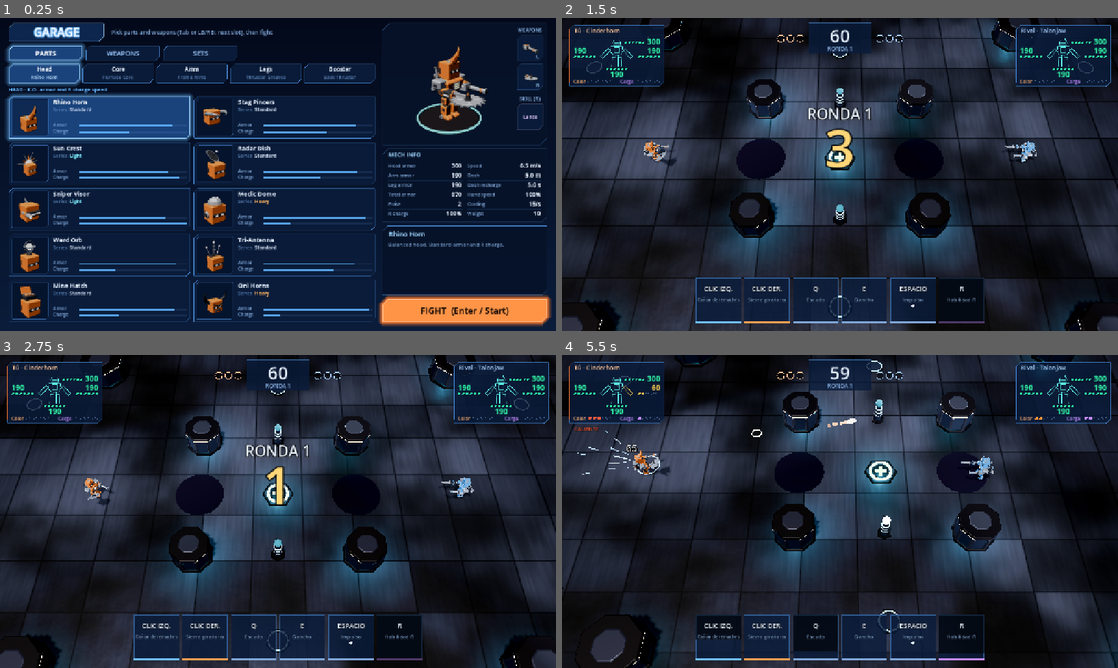
Above: before the commit, frames 1-4 (two rows, left to right).
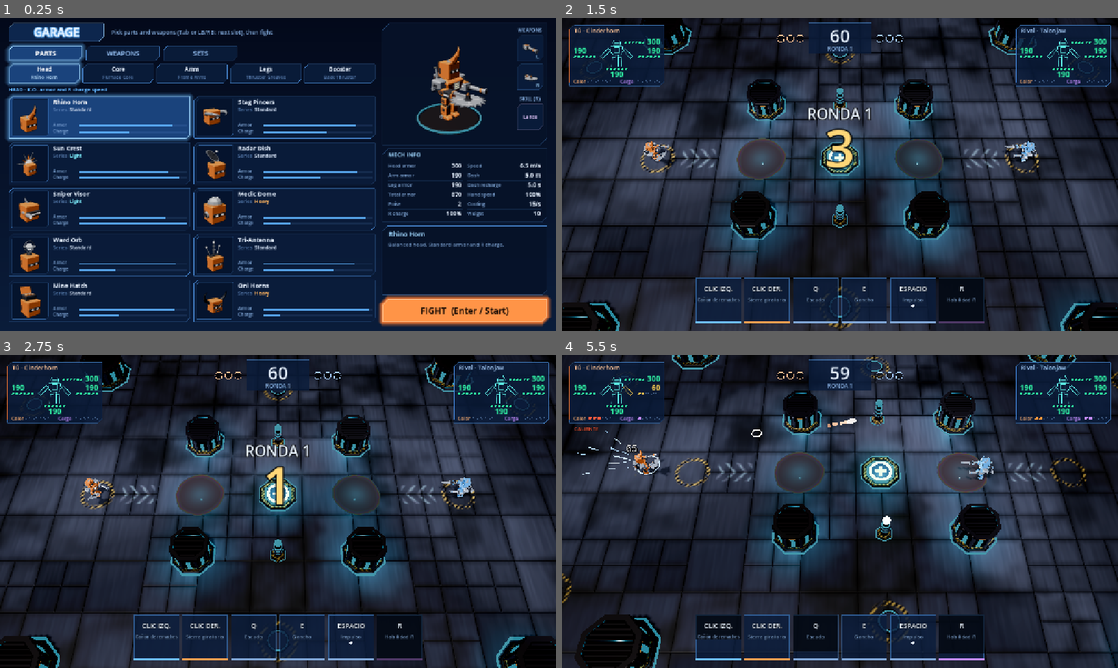
Above: after the commit, the same moments.

Repository: Vegm92/mech-duel
Game: Godot game, scene res://main.tscn
Two runs of this game, one before a commit and one after it. Both use one fixed random seed, a clock stepped at 60 frames per second and the inputs below.
Inputs (mouse positions are in pixels of both pictures, inside the frame that each line leads up to):
- Up to frame 1 (0.25 s): no input
- Up to frame 2 (1.5 s): click "FIGHT (Enter / Start)" at 0.5 s; tap Enter (ui_accept) at 1.25 s; move the mouse to (962, 158) at 1.27 s; hold D from 1.28 s (still down); tap L at 1.35 s; click (962, 158) at 1.42 s
- Up to frame 3 (2.75 s): tap Enter (ui_accept) at 1.52 s; release D at 2 s; drag from (166, 527) to (250, 574) at 2.02 s
- Up to frame 4 (5.5 s): move the mouse to (895, 442) at 2.77 s; hold D 2.78-3.5 s; tap Tab at 2.85 s; tap L at 3.05, 4.55 s; tap Enter (ui_accept) at 3.5, 4.52 s; drag from (812, 574) to (673, 464) at 3.52 s; move the mouse to (1006, 558) at 4.27 s; hold A 4.28-5 s; tap Q at 4.35 s; drag from (673, 464) to (756, 433) at 5.02 s

The runs differ from the first frame. In frame 1, 0.2% of the frame differs, in the area x 75-87%, y 27-38%; in frame 2, 29%; in frame 3, 30%; in frame 4, 32%, in the area x 0-100%, y 0-100%.

Commit message:
feat(godot): arena v2 with neon strips, hazard stripes, floor v2 and oil puddles
arena.blend (build script arena_build.py, rebuilt and exported headless):
- pillar: same octagon and radius; gunmetal body, a hazard band, one
  cyan strip per face, orange lamps under the cap, a dark top grille
  instead of the bright cap, and a thin cyan ring on the floor
- wall: a cyan strip along the top, a vertical cyan strip and an orange
  lamp on the panels; wall_post: gunmetal, hazard skirt, cyan strips,
  orange lamp ring kept
- heal_pad: octagonal base, hazard band, wide cyan rim, cyan floor ring;
  the green cross stays
- tesla: hazard base, gunmetal body, cyan floor ring; crushers: gunmetal
  head, hazard frame and skirt (the stripes come from the hazard shader)
- new slot: strip. arena.glb: 23 432 triangles (M0 22 732)

look.gd:
- hazard: a shader with yellow and black 45° stripes in world space,
  chipped; the crusher warning is its warn uniform (same timing and
  energy as before)
- neon(): emissive lights on a black surface at energy 0.75. AgX turns
  brighter or lit lights almost white; this keeps them cyan and orange
- every stadium slot now uses a palette color and a family; oil family
- FLOOR knobs for floor v2; NOISE shared by the shaders; shader() helper

view.gd:
- floor v2: plate seams and soft bevels, some plates split in four,
  per-plate tint and polish, grime along seams, hazard bands around
  pads, spawns and crushers, a dashed edge line 1 m from the walls,
  chevrons in front of the spawns, and the oil slicks: dark, glossy, a
  thin-film rim, sizes from sim.gd
- a cyan accent light over each oil slick; accent energy 4.0
- the idle tesla orb glows at the strip level; its warning pulse is
  unchanged

Tried and left out: a reflection probe and screen-space reflections.
Neither showed at the game camera; the probe lifted the floor out of the
value targets.

Story: visual overhaul M2
Design: docs/visual-plan.md (M2), docs/art-direction.md

Co-Authored-By: Claude Opus 5.5 <noreply@anthropic.com>

Diff:
--- a/godot/src/look.gd
+++ b/godot/src/look.gd
@@ -23,6 +23,7 @@
 	"floor": [0.6, 0.45],
 	"painted": [0.2, 0.6],
 	"hazard": [0.15, 0.7],
+	"oil": [0.0, 0.05],
 }
 
 const STAGE := {
@@ -31,28 +32,103 @@
 	"key": 0.5, "key_color": Color(1.0, 0.96, 0.9), "key_from": Vector3(-0.5, 3.0, 1.0), "garage_key": 2.2,
 	"spot": 10.0, "spot_angle": 7.0, "spot_color": Color(0.85, 0.9, 1.0),
 	"tower_out": 14.0, "tower_height": 14.0, "follow": 3.5, "damp": 0.4, "aim_y": 1.0,
-	"accent": 3.0, "accent_range": 5.0, "accent_y": 0.8, "accent_in": 1.5,
+	"accent": 4.0, "accent_range": 4.5, "accent_y": 0.8, "accent_in": 1.5,
 }
 
-const FLOOR := {"base": PAL.steel, "line": PAL.steel, "metal": FAMILY.floor[0], "rough": Vector2(0.35, 0.6), "tint": 0.45, "dirt": 0.75}
+const FLOOR := {
+	"base": PAL.steel, "paint": PAL.hazard, "black": PAL.void, "mark": PAL.steel_hi,
+	"metal": FAMILY.floor[0], "rough": Vector2(0.35, 0.6), "tint": 0.3, "dirt": 0.8, "split": 0.35,
+	"seam": Vector2(0.03, 0.1), "tilt": 0.15, "polish": 0.35, "stripe": 0.22, "wear": 0.38,
+	"ring": Vector2(1.1, 1.4), "box": Vector2(1.65, 2.0), "edge": Vector2(1.0, 1.15),
+	"oil": PAL.grime, "slick": Vector2(FAMILY.oil[0], FAMILY.oil[1]), "film": 0.08,
+}
+
+const NEON := {"cyan": 0.75, "orange": 0.75}
+
+const HAZARD := {"paint": PAL.hazard, "black": PAL.void, "metal": FAMILY.hazard[0], "rough": FAMILY.hazard[1], "width": 0.16, "wear": 0.3, "warn_color": PAL.warn}
+
+const NOISE := """
+float hash(vec2 p) {
+	vec3 q = fract(vec3(p.xyx) * 0.1031);
+	q += dot(q, q.yzx + 33.33);
+	return fract((q.x + q.y) * q.z);
+}
+float noise(vec2 p) {
+	vec2 i = floor(p);
+	vec2 f = fract(p);
+	f = f * f * (3.0 - 2.0 * f);
+	return mix(mix(hash(i), hash(i + vec2(1.0, 0.0)), f.x), mix(hash(i + vec2(0.0, 1.0)), hash(i + vec2(1.0, 1.0)), f.x), f.y);
+}
+float fbm(vec2 p) { return noise(p) * 0.5 + noise(p * 2.03) * 0.25 + noise(p * 4.1) * 0.125; }
+"""
+
+const HAZARD_SHADER := """
+shader_type spatial;
+""" + NOISE + """
+uniform vec3 paint : source_color;
+uniform vec3 black : source_color;
+uniform float metal;
+uniform float rough;
+uniform float width;
+uniform float wear;
+uniform vec3 warn_color : source_color;
+uniform float warn = 0.0;
+varying vec3 wp;
+varying vec3 wn;
+void vertex() {
+	wp = (MODEL_MATRIX * vec4(VERTEX, 1.0)).xyz;
+	wn = normalize(MODEL_NORMAL_MATRIX * NORMAL);
+}
+void fragment() {
+	vec2 t = abs(wn.y) > 0.7 ? wp.xz : vec2(dot(wp.xz, normalize(vec2(-wn.z, wn.x))), wp.y);
+	float x = abs(fract((t.x + t.y) / (2.0 * width)) - 0.5);
+	float aa = fwidth(x);
+	float s = smoothstep(0.25 - aa, 0.25 + aa, x);
+	float chip = smoothstep(wear - 0.08, wear + 0.08, noise(t * 6.0));
+	ALBEDO = mix(black, paint, s * chip);
+	METALLIC = metal;
+	ROUGHNESS = rough;
+	EMISSION = warn_color * warn;
+}
+"""
 
 static var ARENA := {
 	"steel": paint("painted", PAL.navy), "dark": paint("gunmetal", PAL.gunmetal),
-	"trim": paint("gunmetal", PAL.steel), "hazard": paint("hazard", PAL.hazard),
-	"amber": Mech.glow(PAL.orange, 3.0), "zap": Mech.glow(PAL.cyan, 2.0),
-	"pad": Mech.glow(PAL.cyan, 1.5), "heal": Mech.glow(PAL.heal, 2.0), "vent": Mech.glow(PAL.cyan, 1.5),
-	"oil": Mech.mat(Color8(30, 24, 44), 0.0, 0.3, 0.3),
-	"concrete": Mech.mat(Color8(48, 54, 70), 0.0, 0.0, 0.85), "tread": Mech.mat(Color8(32, 36, 48), 0.0, 0.1, 0.8),
-	"aisle": Mech.mat(Color8(72, 78, 94), 0.0, 0.2, 0.7), "roof": Mech.mat(Color8(13, 15, 21), 0.0, 0.3, 0.8),
-	"flood": Mech.glow(Color8(235, 240, 255), 2.5), "screen": Mech.glow(Color8(40, 90, 170), 0.8),
-	"seat_a": Mech.mat(Mech.TEAM[0].darkened(0.45), 0.0, 0.0, 0.7), "seat_b": Mech.mat(Mech.TEAM[1].darkened(0.45), 0.0, 0.0, 0.7),
-	"seat_n": Mech.mat(Color8(70, 76, 92), 0.0, 0.0, 0.7),
-	"led_a": Mech.glow(Mech.TEAM[0], 1.5), "led_b": Mech.glow(Mech.TEAM[1], 1.5), "led_n": Mech.glow(Color8(200, 200, 210), 1.2),
+	"trim": paint("gunmetal", PAL.steel), "hazard": shader(HAZARD_SHADER, HAZARD),
+	"amber": neon(PAL.orange, NEON.orange), "zap": neon(PAL.cyan, NEON.cyan), "strip": neon(PAL.cyan, NEON.cyan),
+	"pad": neon(PAL.cyan, NEON.cyan), "heal": Mech.glow(PAL.heal, 2.0), "vent": neon(PAL.cyan, NEON.cyan),
+	"concrete": paint("painted", PAL.navy), "tread": paint("painted", PAL.gunmetal),
+	"aisle": paint("painted", PAL.steel), "roof": paint("gunmetal", PAL.void),
+	"flood": Mech.glow(STAGE.spot_color, 2.5), "screen": Mech.glow(PAL.blue, 0.6),
+	"seat_a": paint("painted", Mech.TEAM[0].darkened(0.45)), "seat_b": paint("painted", Mech.TEAM[1].darkened(0.45)),
+	"seat_n": paint("painted", PAL.steel),
+	"led_a": Mech.glow(Mech.TEAM[0], 1.5), "led_b": Mech.glow(Mech.TEAM[1], 1.5), "led_n": Mech.glow(PAL.cyan, 1.2),
 }
 
 
 static func paint(family: String, c: Color) -> StandardMaterial3D:
 	return Mech.mat(c, 0.0, FAMILY[family][0], FAMILY[family][1])
+
+
+## Light only: a black surface that emits `c`, so the scene's lights never wash it out.
+static func neon(c: Color, energy: float) -> StandardMaterial3D:
+	var m := StandardMaterial3D.new()
+	m.albedo_color = Color.BLACK
+	m.roughness = 1.0
+	m.emission_enabled = true
+	m.emission = c
+	m.emission_energy_multiplier = energy
+	return m
+
+
+## A shader material with its knobs set by name (hazard stripes, the floor).
+static func shader(code: String, knobs: Dictionary) -> ShaderMaterial:
+	var m := ShaderMaterial.new()
+	m.shader = Shader.new()
+	m.shader.code = code
+	for k in knobs:
+		m.set_shader_parameter(k, knobs[k])
+	return m
 
 
 ## The one Environment for the arena and the garage previews (`clear` = see-through background).
--- a/godot/src/view.gd
+++ b/godot/src/view.gd
@@ -41,51 +41,108 @@
 const FLOOR_SHADER := """
 shader_type spatial;
 render_mode cull_disabled;
+""" + Look.NOISE + """
 uniform vec3 base : source_color;
-uniform vec3 line : source_color;
+uniform vec3 paint : source_color;
+uniform vec3 black : source_color;
+uniform vec3 mark : source_color;
 uniform float metal;
 uniform vec2 rough;
+uniform float plate = 4.0;
+uniform float split;
+uniform float tint;
+uniform float dirt;
+uniform vec2 seam;
+uniform float tilt;
+uniform float polish;
+uniform float stripe;
+uniform float wear;
+uniform vec2 ring;
+uniform vec2 box;
+uniform vec2 edge;
+uniform vec2 rings[10];
+uniform vec2 boxes[4];
+uniform vec3 walls[8];
+uniform vec3 spawns[2];
+uniform vec3 oils[2];
+uniform vec3 oil : source_color;
+uniform vec2 slick;
+uniform float film;
 varying vec3 wp;
 void vertex() { wp = (MODEL_MATRIX * vec4(VERTEX, 1.0)).xyz; }
-uniform float plate = 4.0;
-uniform float tint = 0.18;
-uniform float dirt = 0.45;
-uniform float bump = 0.3;
-float grid(vec2 p, float s) {
-	vec2 q = p / s;
-	vec2 g = abs(fract(q - 0.5) - 0.5) / fwidth(q);
-	return 1.0 - min(min(g.x, g.y), 1.0);
+float band(float x, vec2 r) {
+	float w = fwidth(x);
+	return smoothstep(r.x - w, r.x + w, x) * (1.0 - smoothstep(r.y - w, r.y + w, x));
 }
-float hash(vec2 p) {
-	vec3 q = fract(vec3(p.xyx) * 0.1031);
-	q += dot(q, q.yzx + 33.33);
-	return fract((q.x + q.y) * q.z);
-}
-float noise(vec2 p) {
-	vec2 i = floor(p);
-	vec2 f = fract(p);
-	f = f * f * (3.0 - 2.0 * f);
-	return mix(mix(hash(i), hash(i + vec2(1.0, 0.0)), f.x), mix(hash(i + vec2(0.0, 1.0)), hash(i + vec2(1.0, 1.0)), f.x), f.y);
-}
-float fbm(vec2 p) { return noise(p) * 0.5 + noise(p * 2.03) * 0.25 + noise(p * 4.1) * 0.125; }
 void fragment() {
 	vec2 p = wp.xz;
-	float seam = grid(p, plate);
-	float l = max(grid(p, 2.0) * 0.25, grid(p, 10.0));
-	float r = length(p - vec2(38.0, 30.0));
-	float grime = smoothstep(0.3, 0.75, fbm(p * 0.18));
-	float scuff = noise(p * vec2(6.0, 0.6) + hash(floor(p / plate)) * 40.0);
-	vec3 c = mix(base, line, l) * (1.0 + (hash(floor(p / plate)) - 0.5) * tint);
+	vec2 id = floor(p / plate);
+	float h = hash(id);
+	float s = hash(id + 17.0) < split ? plate * 0.5 : plate;
+	vec2 f = fract(p / s) - 0.5;
+	vec2 e = (0.5 - abs(f)) * s;
+	float d = min(e.x, e.y);
+	float gap = 1.0 - band(d, vec2(seam.x, 1e6));
+	vec2 b = 1.0 - smoothstep(vec2(seam.x), vec2(seam.y), e);
+	float grime = smoothstep(0.35, 0.8, fbm(p * 0.3)) * 0.7 + (1.0 - smoothstep(0.0, 0.5, d)) * 0.3;
+	float scuff = noise(p * vec2(6.0, 0.6) + h * 40.0);
+	vec3 c = base * (1.0 + (h - 0.5) * tint);
 	c *= 1.0 - dirt * grime;
-	c *= 1.0 - 0.5 * seam;
 	c *= 0.92 + 0.12 * scuff;
-	ALBEDO = c * (1.15 - 0.35 * smoothstep(0.0, 40.0, r));
-	ROUGHNESS = mix(rough.x, rough.y, grime);
-	METALLIC = metal;
-	float e = 0.08;
-	vec2 q = p * 1.2;
-	float h = fbm(q);
-	vec3 n = normalize(vec3(-(fbm(q + vec2(e, 0.0)) - h) / e * bump * 0.1, 1.0, -(fbm(q + vec2(0.0, e)) - h) / e * bump * 0.1));
+	float haz = 0.0;
+	for (int i = 0; i < 10; i++) {
+		haz = max(haz, band(length(p - rings[i]), ring));
+	}
+	for (int i = 0; i < 4; i++) {
+		vec2 q = abs(p - boxes[i]);
+		haz = max(haz, band(max(q.x, q.y), box));
+	}
+	float wall = 1e6;
+	vec2 along = vec2(1.0, 0.0);
+	for (int i = 0; i < 8; i++) {
+		float k = walls[i].z - dot(walls[i].xy, p);
+		if (k < wall) {
+			wall = k;
+			along = vec2(-walls[i].y, walls[i].x);
+		}
+	}
+	float lane = band(wall, edge) * band(abs(fract(dot(p, along) / 2.0) - 0.5), vec2(0.15, 1.0));
+	float mk = 0.0;
+	for (int i = 0; i < 2; i++) {
+		vec2 dir = vec2(cos(spawns[i].z), sin(spawns[i].z));
+		vec2 q = p - spawns[i].xy;
+		float u = dot(q, dir) - 2.0;
+		float v = abs(dot(q, vec2(-dir.y, dir.x)));
+		mk = max(mk, band(abs(fract((u + v * 0.8) / 0.9) - 0.5), vec2(-1.0, 0.13)) * band(u, vec2(0.0, 2.7)) * band(v, vec2(-1.0, 0.9)));
+	}
+	float chip = smoothstep(wear - 0.08, wear + 0.08, noise(p * 5.0 + 3.0));
+	float st = band(abs(fract((p.x + p.y) / (2.0 * stripe)) - 0.5), vec2(0.25, 1.0));
+	float painted = max(haz * st, lane) * chip;
+	c = mix(c, black, haz * (1.0 - st) * 0.9);
+	c = mix(c, paint, painted);
+	c = mix(c, mark, mk * chip * 0.6);
+	c *= 1.0 - 0.75 * gap;
+	float wet = 0.0;
+	float depth = 0.0;
+	for (int i = 0; i < 2; i++) {
+		vec2 q = p - oils[i].xy;
+		if (dot(q, q) < oils[i].z * oils[i].z * 1.21) {
+			float in_oil = oils[i].z * (0.92 + 0.16 * fbm(q * 0.8 + float(i) * 7.0)) - length(q);
+			wet = max(wet, smoothstep(-0.02, 0.02, in_oil));
+			depth = max(depth, clamp(in_oil / 0.4, 0.0, 1.0));
+		}
+	}
+	if (wet > 0.0) {
+		vec3 sheen = 0.5 + 0.5 * cos(6.2831 * (depth * 1.5 + fbm(p * 2.0) + vec3(0.0, 0.33, 0.67)));
+		c = mix(c, oil + sheen * film * (1.0 - depth), wet);
+	}
+	ALBEDO = c * (1.15 - 0.35 * smoothstep(0.0, 40.0, length(p - vec2(38.0, 30.0))));
+	float gloss = hash(id + 41.0) < polish ? 0.55 : 1.0;
+	float coat = max(painted, mk);
+	ROUGHNESS = mix(mix(mix(rough.x * gloss, rough.y, grime), 0.65, coat), slick.y, wet);
+	METALLIC = mix(mix(metal, 0.15, max(coat, haz)), slick.x, wet);
+	vec2 slope = sign(f) * b * tilt * (1.0 - wet);
+	vec3 n = normalize(vec3(slope.x, 1.0, slope.y));
 	NORMAL = normalize((VIEW_MATRIX * vec4(n, 0.0)).xyz);
 }
 """
@@ -181,6 +238,8 @@
 	for p in Sim.PILLARS:
 		accent(Vector3(p.x, S.accent_y, p.y), Look.PAL.cyan)
 	accent(Vector3(Sim.HEAL.x, S.accent_y, Sim.HEAL.y), Look.PAL.cyan)
+	for p in Sim.TRAPS.oil.at:
+		accent(Vector3(p.x, S.accent_y, p.y), Look.PAL.cyan)
 	build_floor(corners)
 	build_walls(corners)
 	build_stands(corners)
@@ -196,10 +255,7 @@
 		top.cast_shadow = GeometryInstance3D.SHADOW_CASTING_SETTING_OFF
 		pylons.append(m)
 	for p in Sim.TRAPS.crush.at:
-		var warn: StandardMaterial3D = Look.ARENA.hazard.duplicate()
-		warn.emission_enabled = true
-		warn.emission = Look.PAL.warn
-		warn.emission_energy_multiplier = 0.0
+		var warn: ShaderMaterial = Look.ARENA.hazard.duplicate()
 		var hm := Look.ARENA.merged({"hazard": warn}, true)
 		Mech.add_part(self, "crush_plate", hm, "arena").position = Vector3(p.x, 0, p.y)
 		var piston := Node3D.new()
@@ -207,8 +263,6 @@
 		Mech.add_part(piston, "crush_head", hm, "arena")
 		piston.position = Vector3(p.x, 3.0, p.y)
 		crushers.append([piston, warn])
-	for p in Sim.TRAPS.oil.at:
-		Mech.add(self, Mech.cyl(Sim.TRAPS.oil.r, Sim.TRAPS.oil.r, 0.02, 24), Look.ARENA.oil, Vector3(p.x, 0.012, p.y))
 	Mech.add_part(self, "heal_pad", Look.ARENA, "arena").position = Vector3(Sim.HEAL.x, 0, Sim.HEAL.y)
 	heal_ring = Mech.add(self, Mech.ring(0.7, 0.95), Mech.glow(Look.PAL.heal, 3.0), Vector3(Sim.HEAL.x, 0.16, Sim.HEAL.y))
 	heal_cross = Node3D.new()
@@ -259,12 +313,12 @@
 		st.add_vertex(Vector3(Sim.CX, 0, Sim.CY))
 		st.add_vertex(Vector3(b.x, 0, b.y))
 		st.add_vertex(Vector3(a.x, 0, a.y))
-	var sm := ShaderMaterial.new()
-	var sh := Shader.new()
-	sh.code = FLOOR_SHADER
-	sm.shader = sh
-	for k in Look.FLOOR:
-		sm.set_shader_parameter(k, Look.FLOOR[k])
+	var sm := Look.shader(FLOOR_SHADER, Look.FLOOR)
+	sm.set_shader_parameter("rings", PackedVector2Array((Sim.PADS + Sim.SPAWNS).map(func(o): return Vector2(o.x, o.y))))
+	sm.set_shader_parameter("boxes", PackedVector2Array(Sim.TRAPS.crush.at.map(func(o): return Vector2(o.x, o.y))))
+	sm.set_shader_parameter("walls", PackedVector3Array(Sim.WALLS.map(func(w): return Vector3(w.nx, w.ny, w.d))))
+	sm.set_shader_parameter("spawns", PackedVector3Array(Sim.SPAWNS.map(func(o): return Vector3(o.x, o.y, o.aim))))
+	sm.set_shader_parameter("oils", PackedVector3Array(Sim.TRAPS.oil.at.map(func(o): return Vector3(o.x, o.y, Sim.TRAPS.oil.r))))
 	var floor := MeshInstance3D.new()
 	floor.mesh = st.commit()
 	floor.material_override = sm
@@ -753,7 +807,7 @@
 	var Z = Sim.TRAPS.tesla
 	for i in pylons.size():
 		var u := Sim.until_zap(state, i)
-		pylons[i].emission_energy_multiplier = (2.0 + 4.0 * absf(sin(tick * 0.5))) if u <= Z.warn else 0.35
+		pylons[i].emission_energy_multiplier = (2.0 + 4.0 * absf(sin(tick * 0.5))) if u <= Z.warn else Look.NEON.cyan
 	var C = Sim.TRAPS.crush
 	for i in crushers.size():
 		var u := Sim.until_slam(state, i)
@@ -767,7 +821,7 @@
 		if warn:
 			y += 0.05 * sin(tick * 1.7)
 		crushers[i][0].position.y = y
-		crushers[i][1].emission_energy_multiplier = (2.0 + 2.0 * sin(tick * 0.6)) if warn else 0.0
+		crushers[i][1].set_shader_parameter("warn", (2.0 + 2.0 * sin(tick * 0.6)) if warn else 0.0)
 	heal_ring.transparency = 0.0 if state.heal.ready else 0.75
 	heal_cross.visible = state.heal.ready
 	heal_cross.rotation.y += 0.03
Binary file changed: godot/assets/models/arena.glb
Not shown, changed: art/arena.blend
